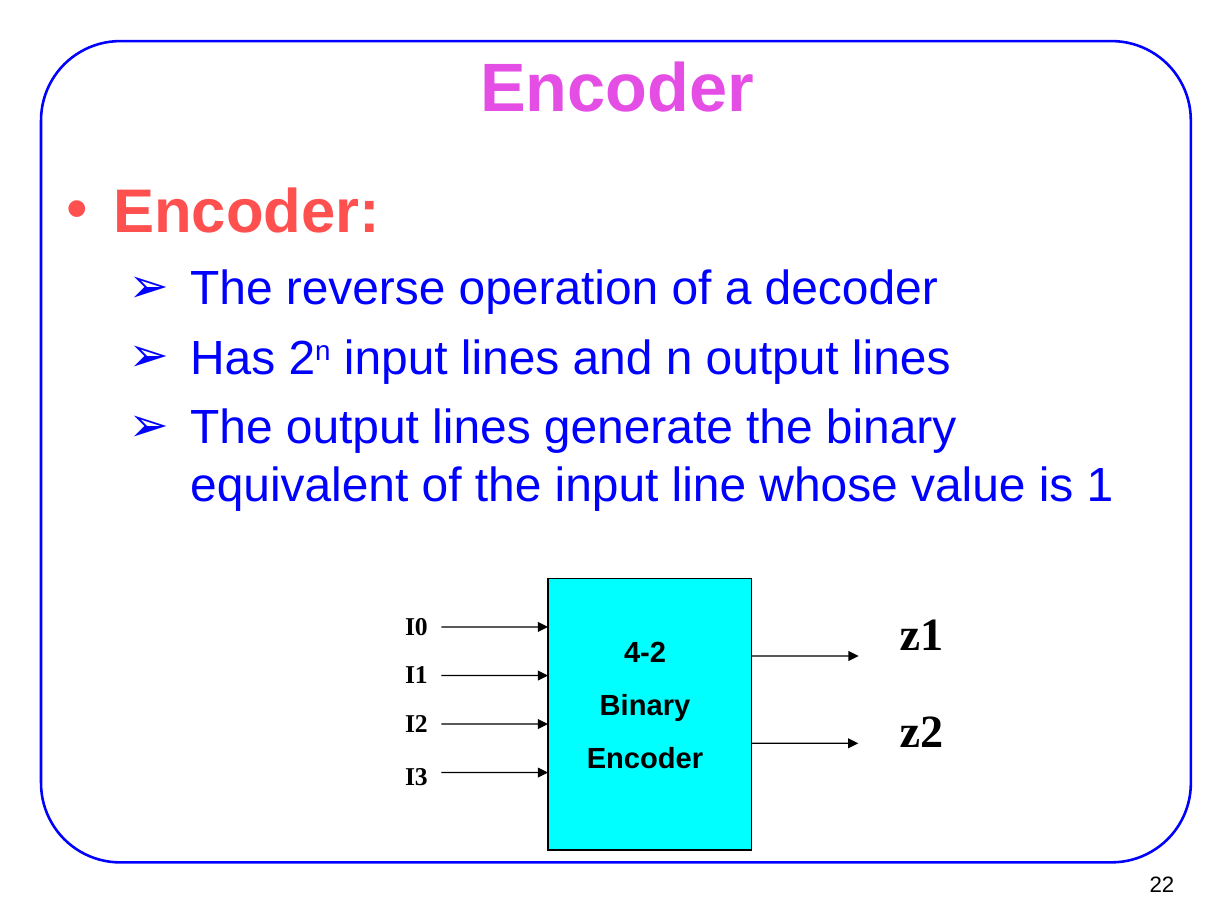
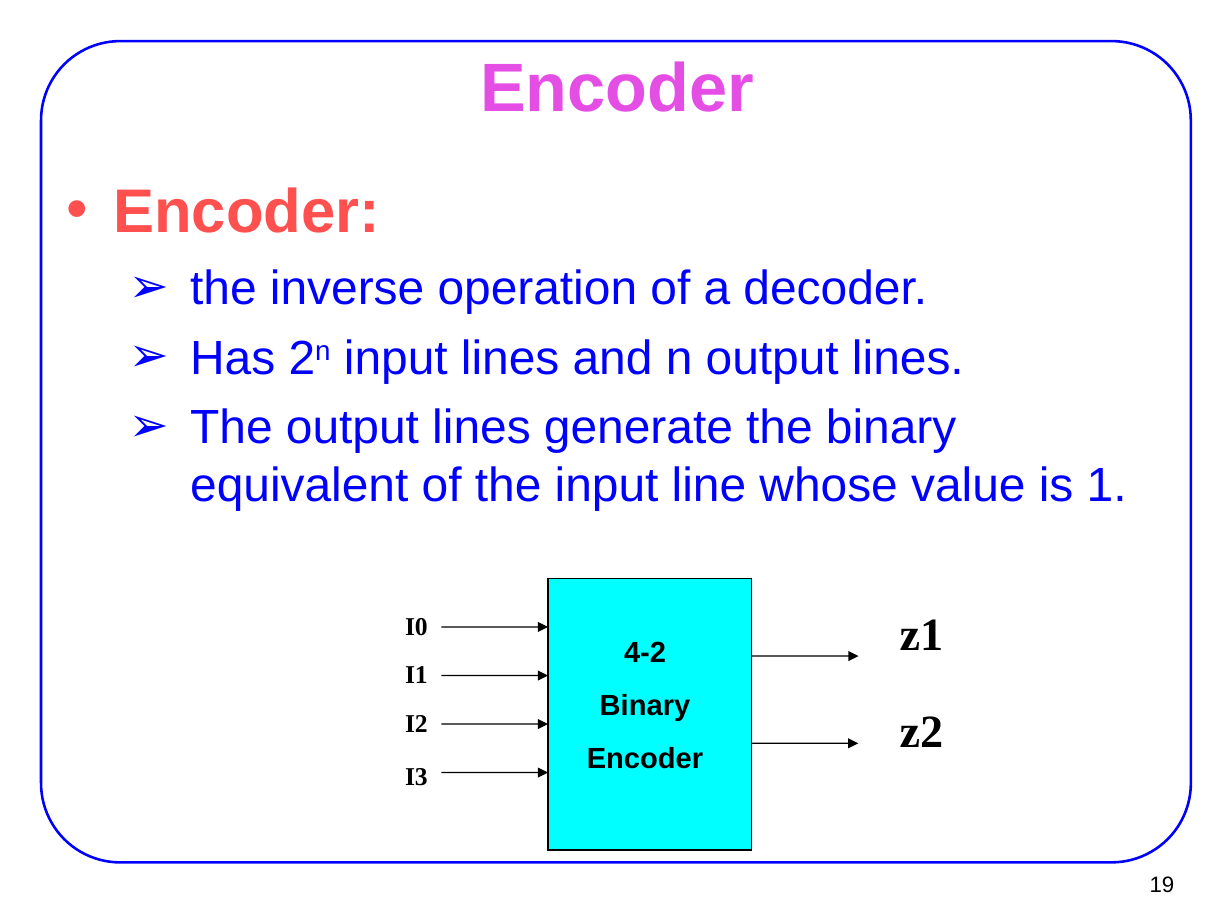
Before and after one commit to AUT-CE-Archive/AUT-CE-LC, a slide deck: slide 19 of Slides/06_decoder.ppt (slide 22 before the commit). Drawn at 1232x924 pixels with LibreOffice and Linux fonts; fonts in the diff are those of the drawing. Boxes give left, top, right and bottom in pixels: in the first picture for what was removed or moved away, otherwise in the second. Text is boxed around its words. In the diff, an @@ line names an element or a change of style, - is before the commit and + after.

```diff
--- a/Slides/06_decoder.ppt
+++ b/Slides/06_decoder.ppt
@@ text at (x1=190, y1=269, x2=1127, y2=510): text changed @@
-  ➢ The reverse operation of a decoder
-  ➢ Has 2n input lines and n output lines
-  ➢ The output lines generate the binary equivalent of the input line whose value is 1
+  ➢ the inverse operation of a decoder.
+  ➢ Has 2n input lines and n output lines.
+  ➢ The output lines generate the binary equivalent of the input line whose value is 1.
@@ page number at (x1=1150, y1=876, x2=1175, y2=893): text changed @@
-22
+19
```
Also in this commit, not shown: 11 other slides changed, 3 slides added, 7 slides removed, 31 other files.
